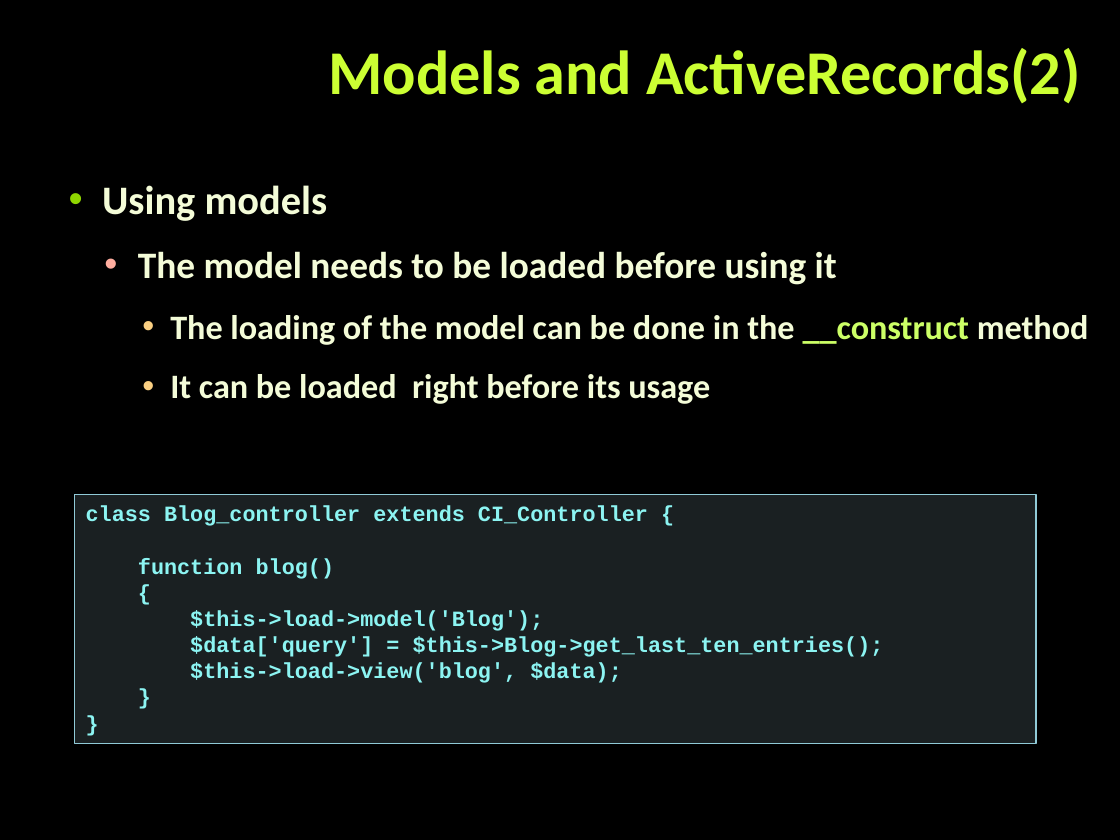
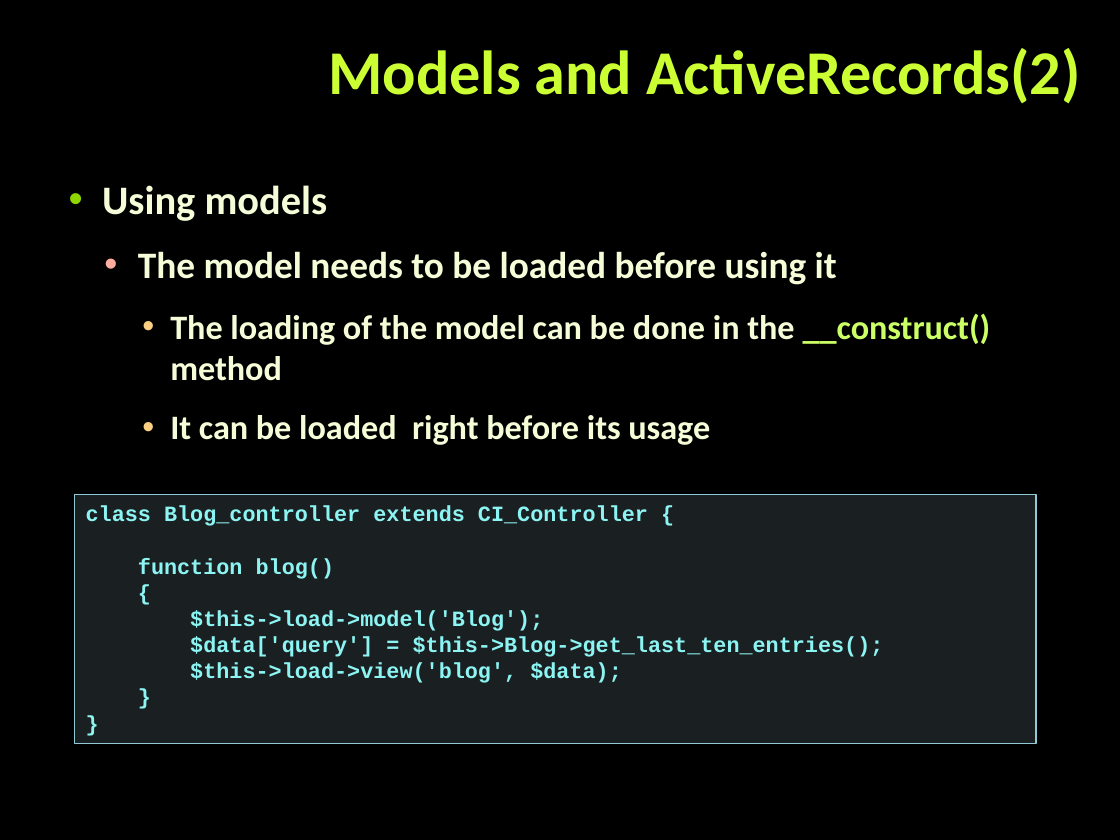
Before and after one commit to tanzhur/PHP_MVC-seminar, a slide deck: slide 62 of PHP_MVC.pptx (slide 60 before the commit). Drawn at 1120x840 pixels with LibreOffice and Linux fonts; fonts in the diff are those of the drawing; background and template pictures are left out. Boxes give left, top, right and bottom in pixels: in the first picture for what was removed or moved away, otherwise in the second. Text is boxed around its words. In the diff, an @@ line names an element or a change of style, - is before the commit and + after.

Commit message:
Presentation ready

```diff
--- a/PHP_MVC.pptx
+++ b/PHP_MVC.pptx
@@ text at [170, 313, 991, 381]: text changed @@
-      • The loading of the model can be done in the __construct method
+      • The loading of the model can be done in the __construct() method
```
Also in this commit, not shown: 24 other slides changed, 6 slides added, 2 slides removed.
